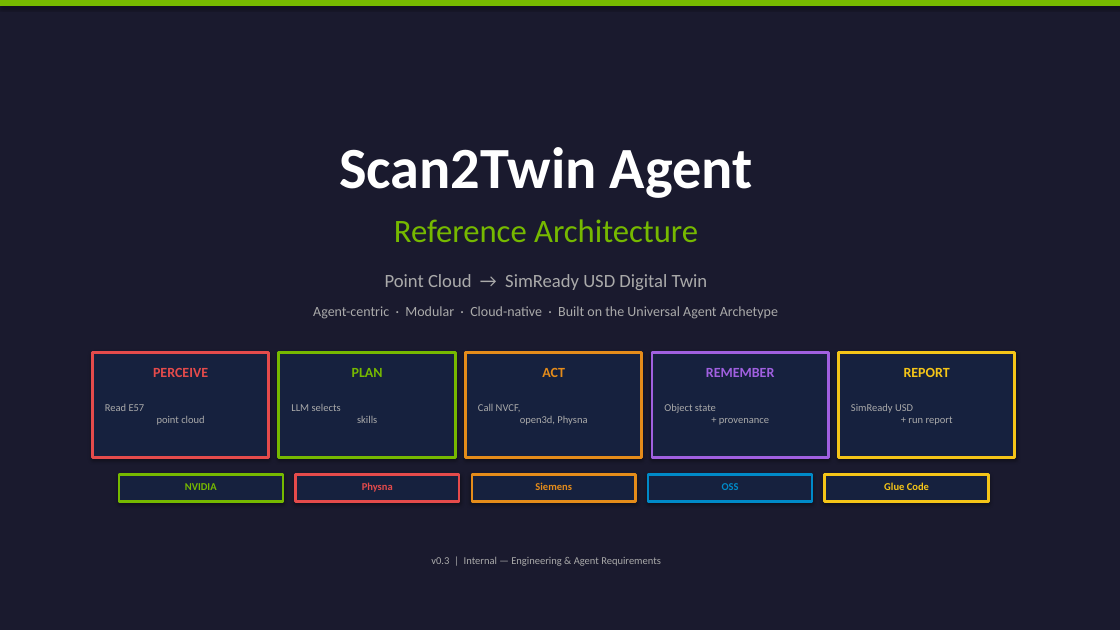
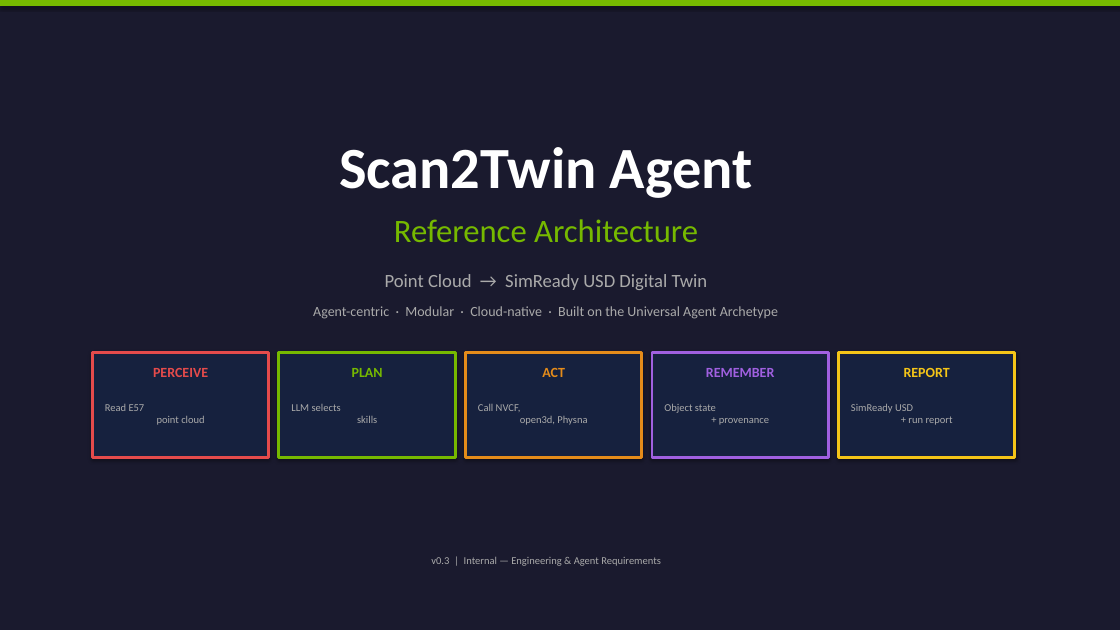
Before and after one commit to Mpgeyer/Agent-ready-dashboard, a slide deck: slide 1 of scan2twin-architecture-v3.pptx. Drawn at 1120x630 pixels with LibreOffice and Linux fonts; fonts in the diff are those of the drawing. Boxes give left, top, right and bottom in pixels: in the first picture for what was removed or moved away, otherwise in the second. Text is boxed around its words. In the diff, an @@ line names an element or a change of style, - is before the commit and + after.

Commit message:
v3 re-diff: slide1 no legend, slide2 ROW_T=2.37, slide4 legend x-positions

```diff
--- a/scan2twin-architecture-v3.pptx
+++ b/scan2twin-architecture-v3.pptx
@@ rectangle removed at [119,475,283,502] @@
@@ rectangle removed at [296,475,460,502] @@
@@ rectangle removed at [472,475,636,502] @@
@@ rectangle removed at [648,475,812,502] @@
@@ rectangle removed at [824,475,988,502] @@
@@ text removed at [185,483,217,490] @@
-NVIDIA
@@ text removed at [362,482,393,492] @@
-Physna
@@ text removed at [535,482,572,490] @@
-Siemens
@@ text removed at [722,483,739,490] @@
-OSS
@@ text removed at [884,482,929,490] @@
-Glue Code
```
Also in this commit, not shown: 2 other slides changed.
